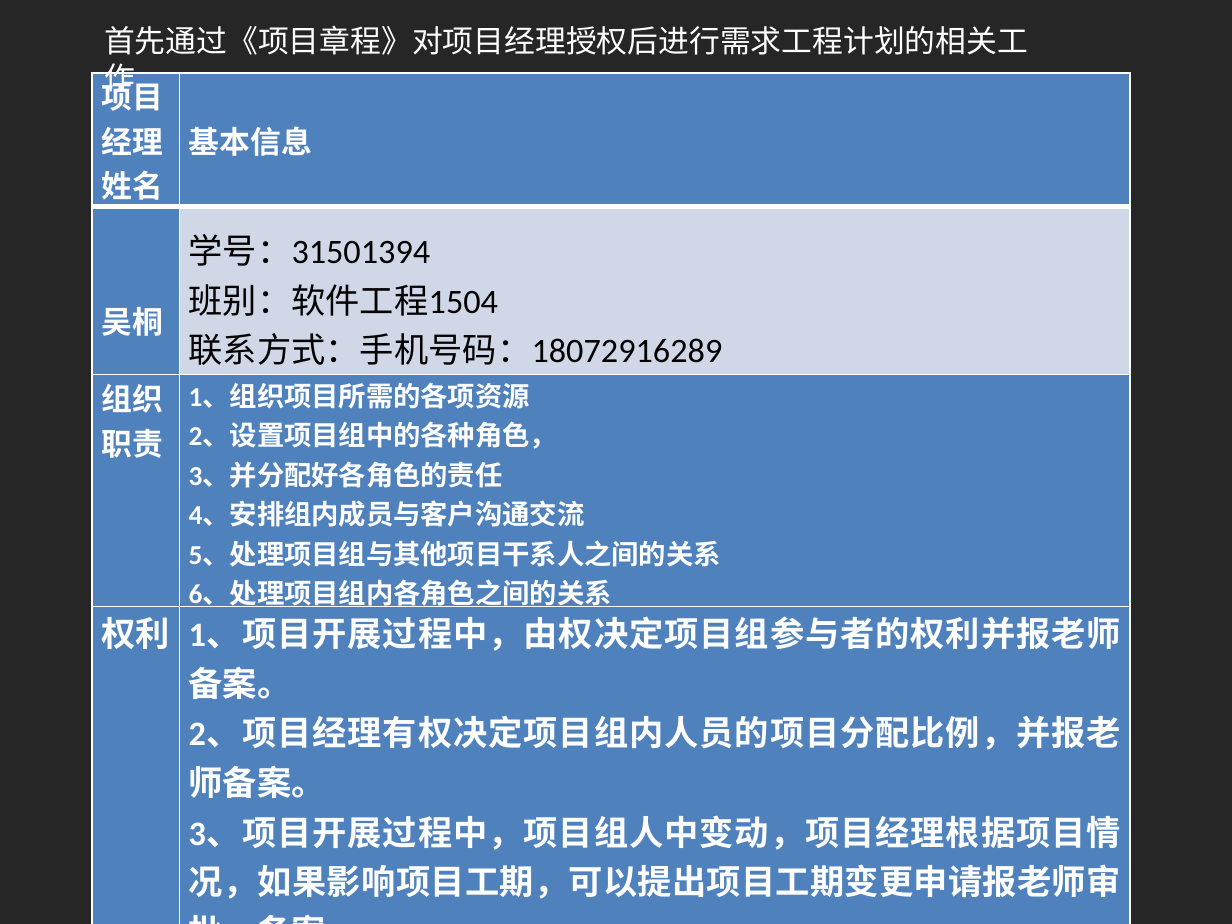
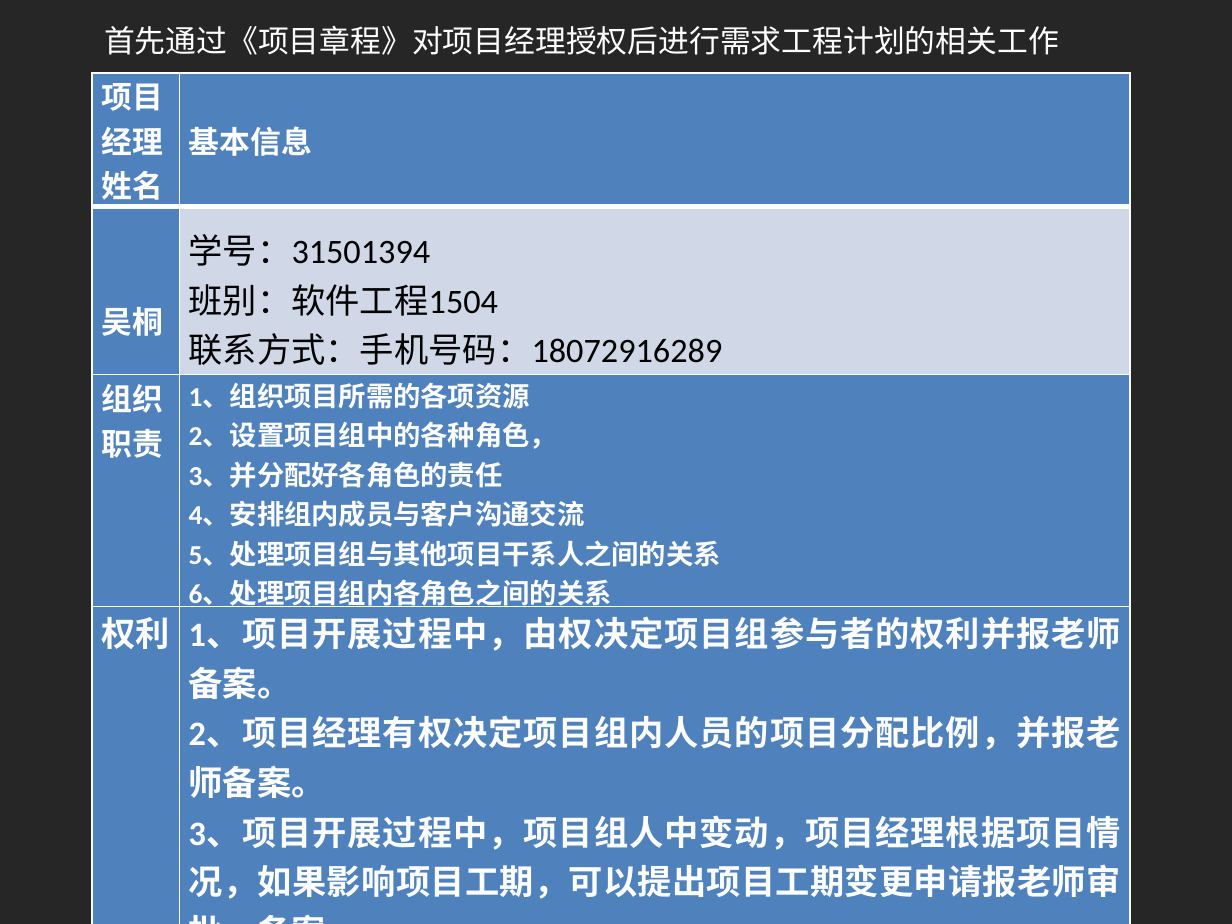
Before and after one commit to shangzhaoxiaozi/PRD-21, a slide deck: slide 4 of PRD-21-C2/非受控文档/本周提交文档/需求工程计划.pptx. Drawn at 1232x924 pixels with LibreOffice and Linux fonts; fonts in the diff are those of the drawing. Boxes give left, top, right and bottom in pixels: in the first picture for what was removed or moved away, otherwise in the second. Text is boxed around its words. In the diff, an @@ line names an element or a change of style, - is before the commit and + after.

```diff
--- a/PRD-21-C2/非受控文档/本周提交文档/需求工程计划.pptx
+++ b/PRD-21-C2/非受控文档/本周提交文档/需求工程计划.pptx
@@ text "首先通过《项目章程》对项目经理授权后进行需求工程计划的相关工作" rewrapped from <box>104,26,1028,98</box> to <box>104,26,1059,55</box> @@
```
Also in this commit, not shown: 2 other slides changed, 2 other files.
